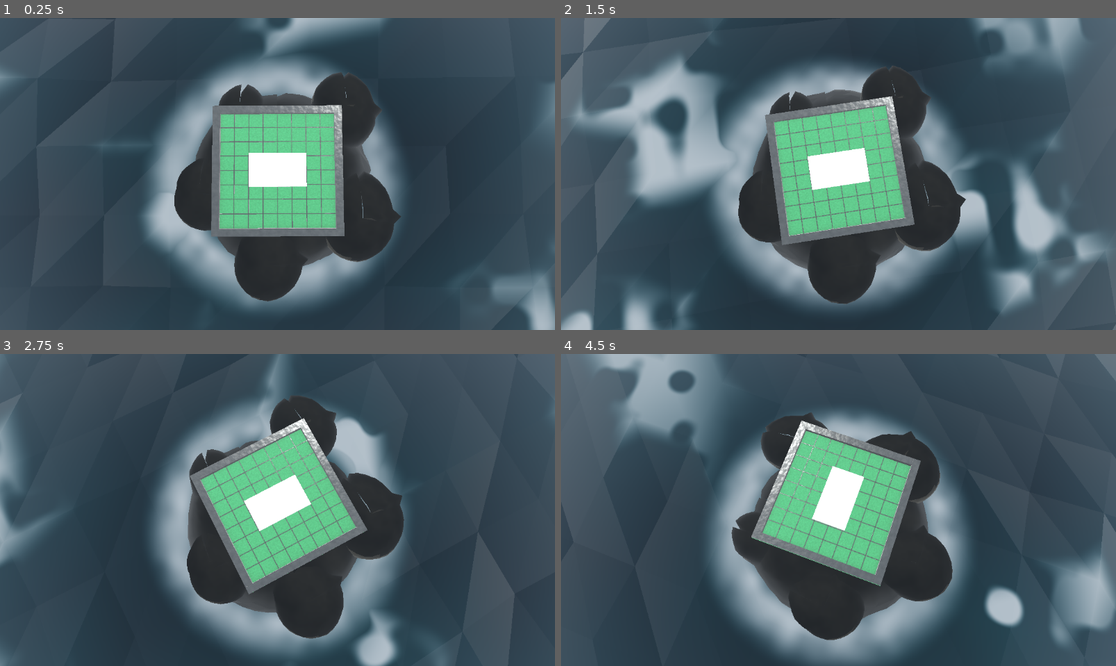
Above: before the commit, frames 1-4 (two rows, left to right).
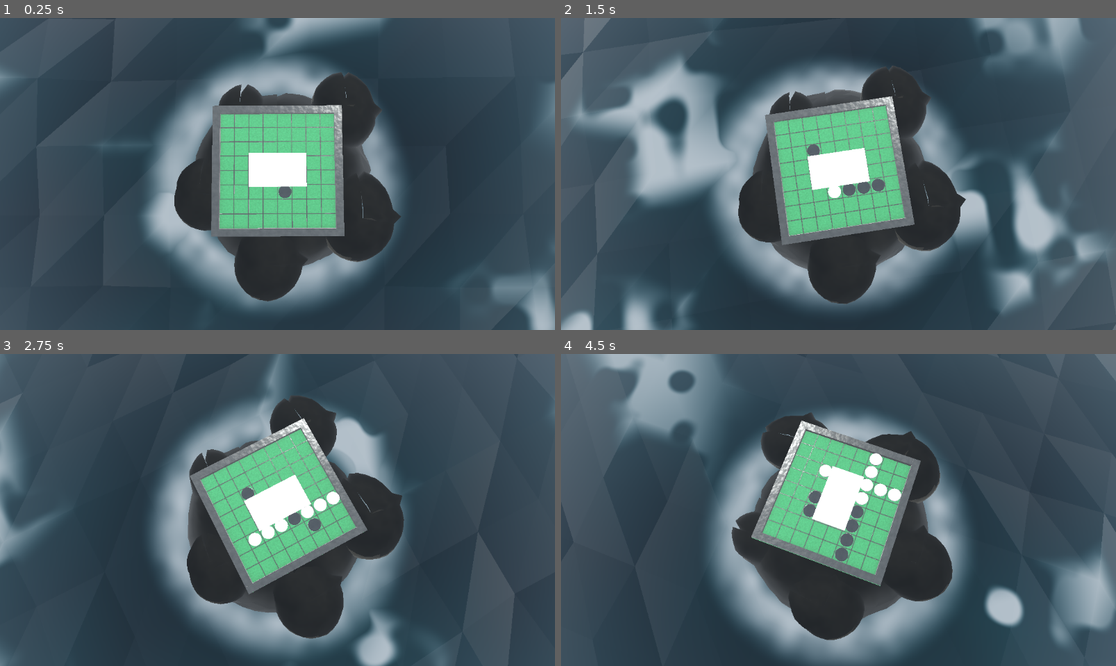
Above: after the commit, the same moments.

Repository: jop3/game-builder
Game: Godot game, scene res://othello.tscn
Two runs of this game, one before a commit and one after it. Both use one fixed random seed, a clock stepped at 60 frames per second and the inputs below.
Inputs:
- Up to frame 1 (0.25 s): no input
- Up to frame 2 (1.5 s): no input
- Up to frame 3 (2.75 s): no input
- Up to frame 4 (4.5 s): no input

The runs differ from the first frame. In frame 1, less than 0.1% of the frame differs, in the area x 50-53%, y 53-58%; in frame 2, 0.4%; in frame 3, 0.7%; in frame 4, 1.0%, in the area x 43-63%, y 31-70%.

Commit message:
fix: brickorna hamnade vid piedestalens fot — _aabb räknar i lokalt rum, addera LIFT till brädytan

Diff:
--- a/examples/othello/game/othello.gd
+++ b/examples/othello/game/othello.gd
@@ -368,6 +368,9 @@
 	_board_root = _load_glb(_board_glb)
 	add_child(_board_root)
 	_board_root.position.y = LIFT      # lyft brädet upp på piedestalen
+	# OBS: _aabb() räknar i brädets LOKALA rum (den stannar vid roten och tar
+	# inte med rotens egen position), så LIFT måste adderas till Y-höjden för
+	# att brickorna ska hamna PÅ brädet, inte vid piedestalens fot.
 	var ab := _aabb(_board_root)
 	var bw: float = min(ab.size.x, ab.size.z)          # board footprint (X/Z plane, Y up in Godot)
 	_bw = bw
@@ -375,7 +378,7 @@
 	_cy = ab.position.z + ab.size.z * 0.5
 	var play := bw - 2.0 * _border
 	_cell = play / 8.0
-	_surf_z = ab.position.y + ab.size.y - 0.004        # wood surface, just under the grid tops
+	_surf_z = LIFT + ab.position.y + ab.size.y - 0.004  # brädets yta i världs-Y
 	_disc_proto = _load_glb(_disc_glb)
 	_disc_proto.visible = false
 	add_child(_disc_proto)
